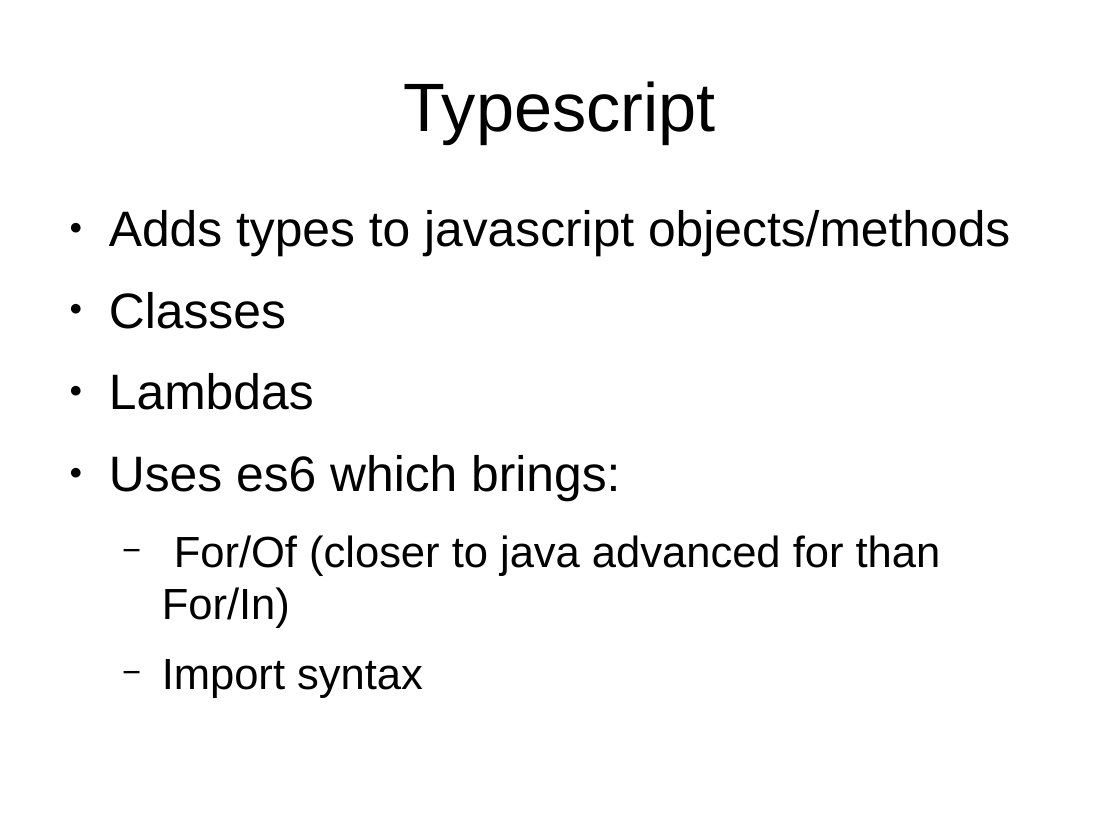
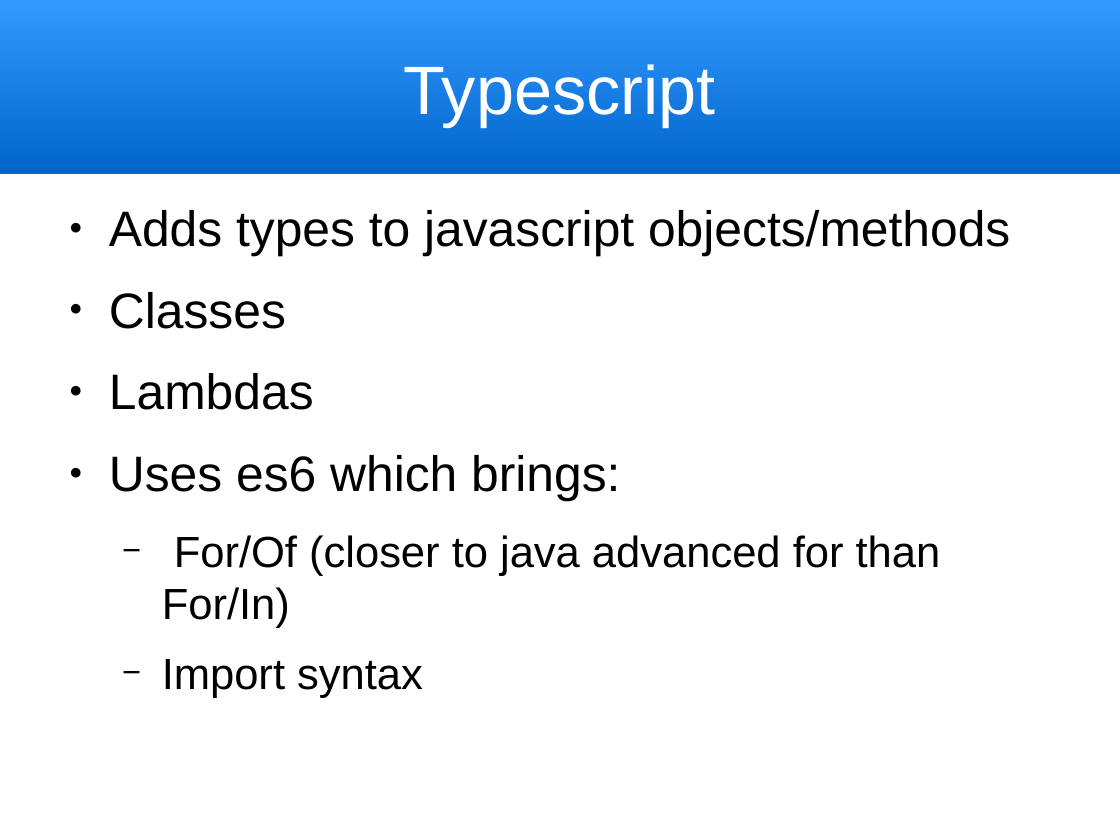
Before and after one commit to trognus/devcon2016, a slide deck: slide 6 of devconNg2.odp. Drawn at 1120x840 pixels with LibreOffice and Linux fonts; fonts in the diff are those of the drawing. Boxes give left, top, right and bottom in pixels: in the first picture for what was removed or moved away, otherwise in the second. Text is boxed around its words. In the diff, an @@ line names an element or a change of style, - is before the commit and + after.

```diff
--- a/devconNg2.odp
+++ b/devconNg2.odp
@@ title "Typescript": place and size @@
-title "Typescript" at [404, 81, 716, 143]
+title "Typescript" at [0, 0, 1120, 174]
@@ title "Typescript" at [0, 0, 1120, 174]: text colour #000000 to #FFFFFF; fill none to gradient #0066CC to #3399FF @@
```
Also in this commit, not shown: 17 other slides changed, 2 slides added, 1 slide removed.
